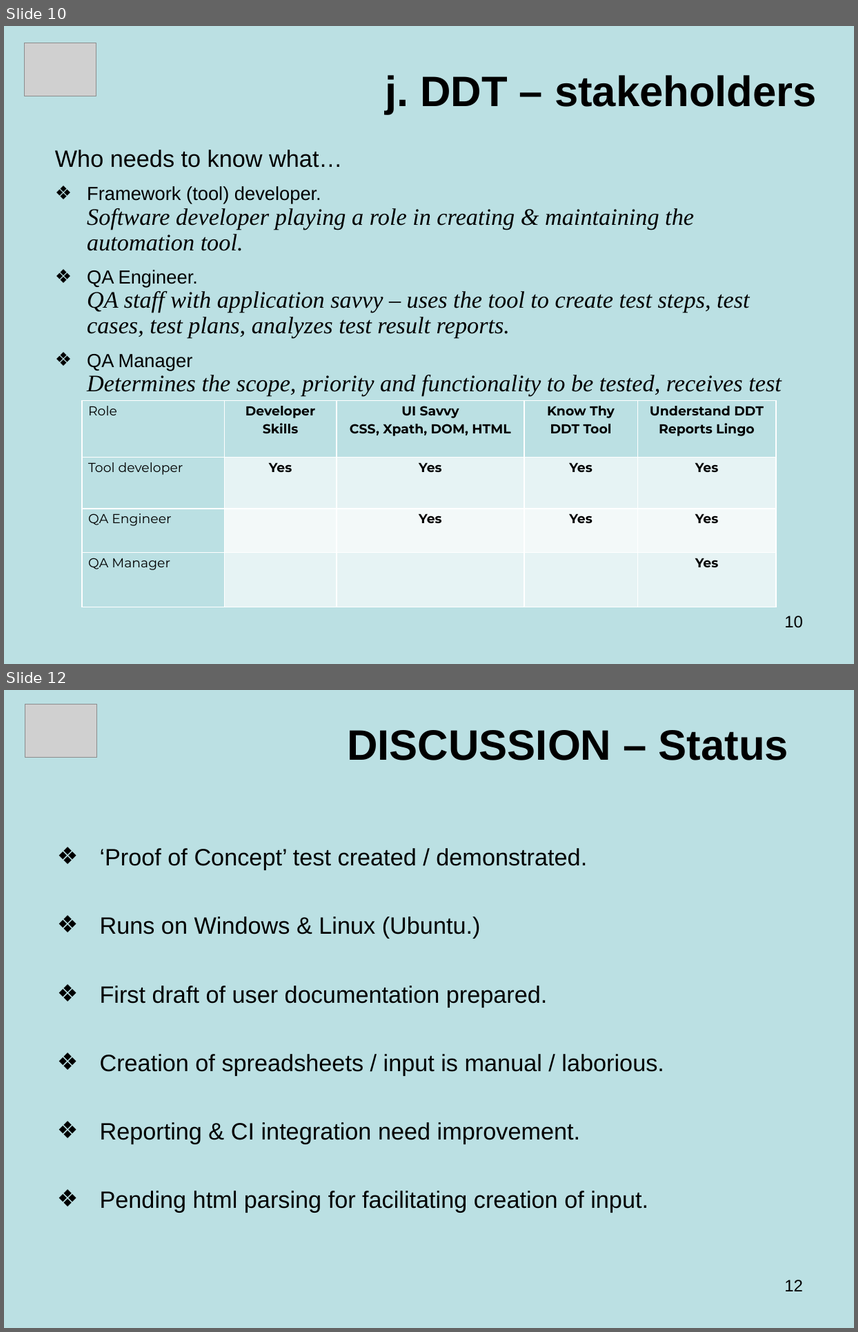
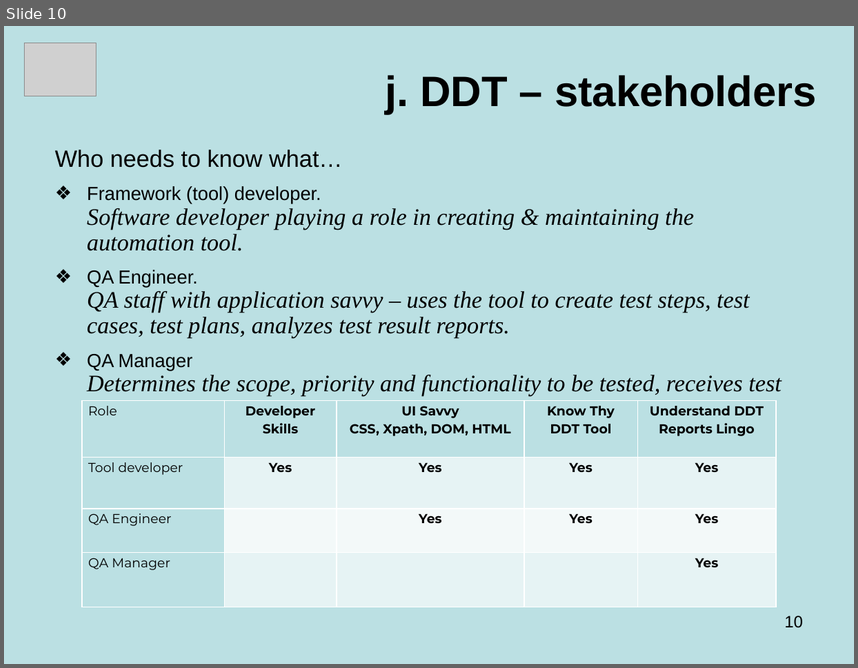
Before and after one commit to BeyMelamed/JavaDDT, a slide deck: DDT Selenium Java GA.pptx. Shown one above the other, each under a label of ours: slides 10 and 12 before the commit, slide 10 after it; the slides between them are not shown. The pictures are 858x1332 and 858x668 pixels, drawn with LibreOffice and Linux fonts; fonts in the diff are those of the drawing; grey boxes stand for pictures. Boxes give left, top, right and bottom in pixels: in the first picture for what was removed or moved away, otherwise in the second. Text is boxed around its words. In the diff, an @@ line names an element or a change of style, - is before the commit and + after.

Commit message:
More debugging, code maintenance & documentation updates

```diff
--- a/DDT Selenium Java GA.pptx
+++ b/DDT Selenium Java GA.pptx
@@ slide 12 removed at box(4, 690, 854, 1328), background #BBE0E3 @@
@@ picture removed at box(25, 704, 96, 757) @@
@@ title removed at box(347, 730, 789, 760) @@
-DISCUSSION – Status
@@ text removed at box(100, 848, 664, 1212) @@
-❖ ‘Proof of Concept’ test created / demonstrated.
-❖ Runs on Windows & Linux (Ubuntu.)
-❖ First draft of user documentation prepared.
-❖ Creation of spreadsheets / input is manual / laborious.
-❖ Reporting & CI integration need improvement.
-❖ Pending html parsing for facilitating creation of input.
@@ page number removed at box(784, 1279, 803, 1291) @@
-12
```
Also in this commit, not shown: 1 slide changed, 11 other files.
